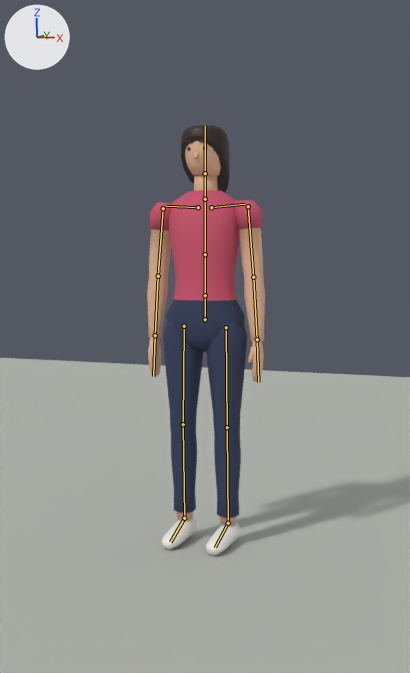
A saved change to the Blender file assets/blender/characters/pedestrian_f.blend.
Both versions are drawn from the file's camera 'preview_camera'. Every picture has the same lights, and +X, +Y and +Z are marked at upper left. The picture after the commit comes second. The bones that bend it are drawn over the model as lines.

The first picture shows 'body', 'hair', 'head', 'preview_ground'.
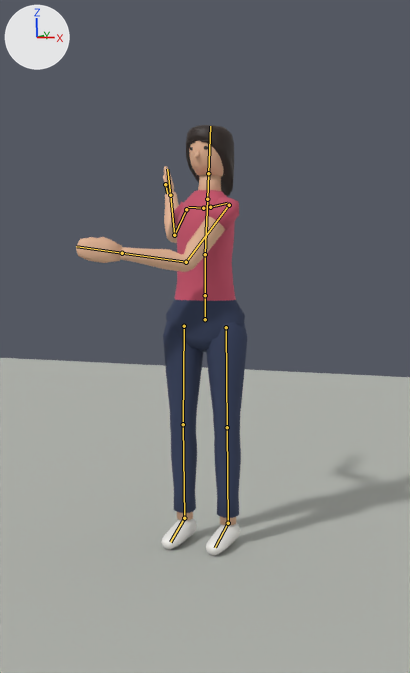
The newer file adds an action. The first version stands in its rest pose; the second is drawn at frame 5 of the action 'bat_swing_a'.

The edits, one by one:
Bone 'Spine' (bone_spine) turns from (0, 0, 0) to (0, -15, 0) degrees about its own x, y and z.
Bone 'Chest' (bone_chest) turns from (0, 0, 0) to (-3, -25, 0) degrees about its own x, y and z.
Bone 'Head' (bone_head) turns from (0, 0, 0) to (0, 30, 0) degrees about its own x, y and z.
Bone 'LeftUpperArm' (bone_leftupperarm) turns from (0, 0, 0) to (-37, 16, -2) degrees about its own x, y and z.
Bone 'LeftLowerArm' (bone_leftlowerarm) turns from (0, 0, 0) to (-60, -5, -1) degrees about its own x, y and z.
Bone 'RightUpperArm' (bone_rightupperarm) turns from (0, 0, 0) to (-88, 109, -24) degrees about its own x, y and z.
Bone 'RightLowerArm' (bone_rightlowerarm) turns from (0, 0, 0) to (-70, 6, 1) degrees about its own x, y and z.
Bone 'RightHand' (bone_righthand) turns from (0, 0, 0) to (-1, -20, 0) degrees about its own x, y and z.

Where the change shows, as pixel boxes (x1, y1, x2, y2) in the pictures (410 x 673 px):
'body', posed (45% wider)
    before: (147, 174, 265, 556)
    after: (76, 166, 248, 556)
'hair', posed
    before: (181, 125, 230, 192)
    after: (186, 125, 234, 196)
'head', posed
    before: (185, 140, 221, 176)
    after: (188, 140, 224, 177)
bone 'Chest', root to tip
    before: (205, 254) to (205, 199)
    after: (205, 254) to (207, 199)
bone 'Head', root to tip
    before: (205, 173) to (205, 125)
    after: (208, 173) to (210, 126)
bone 'LeftUpperArm', root to tip
    before: (248, 206) to (253, 277)
    after: (229, 205) to (186, 262)
bone 'LeftLowerArm', root to tip
    before: (253, 277) to (257, 339)
    after: (186, 262) to (122, 253)
bone 'RightUpperArm', root to tip
    before: (163, 208) to (158, 276)
    after: (186, 209) to (174, 235)
bone 'RightLowerArm', root to tip
    before: (158, 276) to (155, 335)
    after: (174, 235) to (170, 195)
bone 'RightHand', root to tip
    before: (155, 335) to (153, 376)
    after: (170, 195) to (167, 169)
